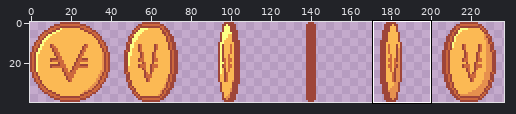
Two states of a sprite sheet, Assets/Sprite/Png/coin.png. The first picture is a wide view before the edit; the outline marks the close-up.
Close-up. Before:
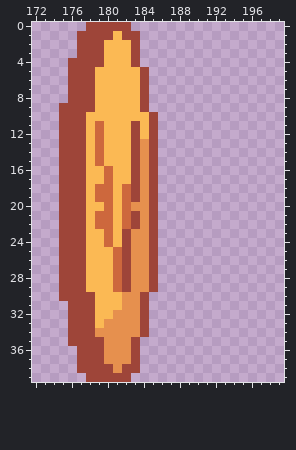
The file is 240x40 pixels. Shown: x 172..199, y 0..39. The wide view leaves out empty margins.
The result:
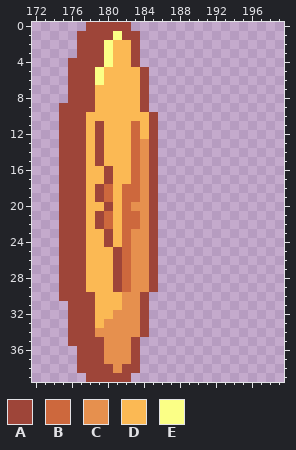
Palette (. is transparent): A #9e4539  B #cd683d  C #e6904e  D #fbb954  E #fbff86
Changes in this commit:
Colour A replaces colour B in rows 11 to 15 at x 179; in rows 16 to 17 at x 180; in rows 18 to 19 at x 179; in row 20 at x 180; in rows 21 to 22 at x 179; in rows 23 to 24 at x 180.
Colour A replaces colour B in rows 25 to 29 at x 181.
Colour B replaces colour A in rows 11 to 19 at x 183; in rows 21 to 22 at x 183; in rows 23 to 29 at x 182.
Colour E replaces colour D in row 1 at x 181; in rows 2 to 4 at x 180; in rows 5 to 6 at x 179.
Pixel boxes of the changes (left, top, right, bottom) in both close-ups:
changed: (95, 31, 140, 292)
